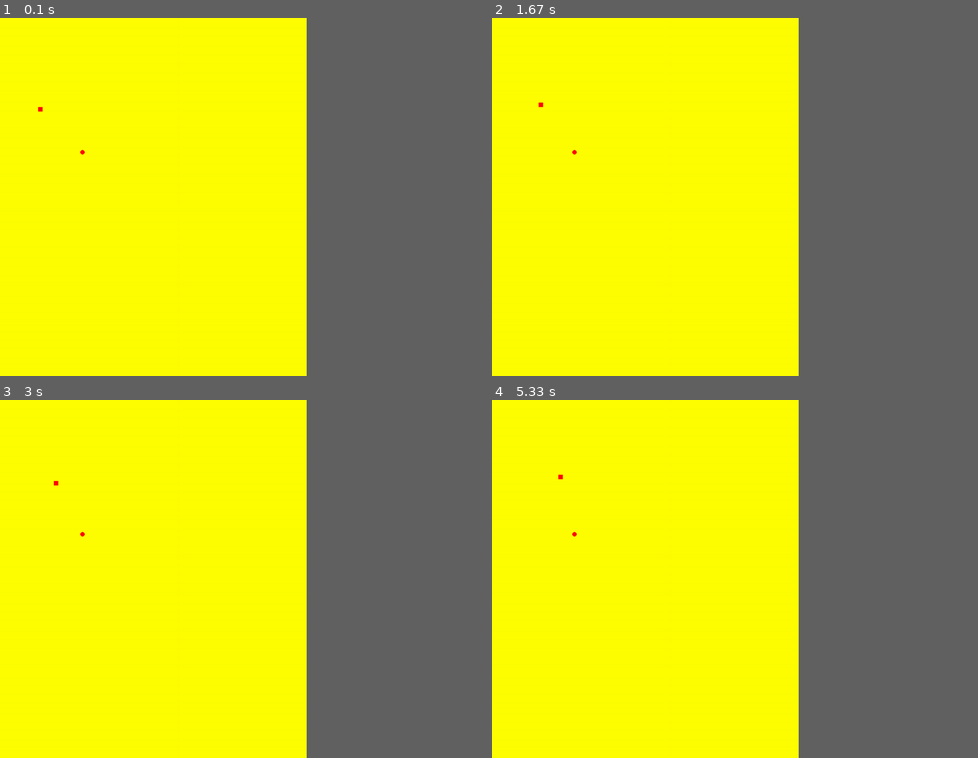
Above: before the commit, frames 1-4 (two rows, left to right).
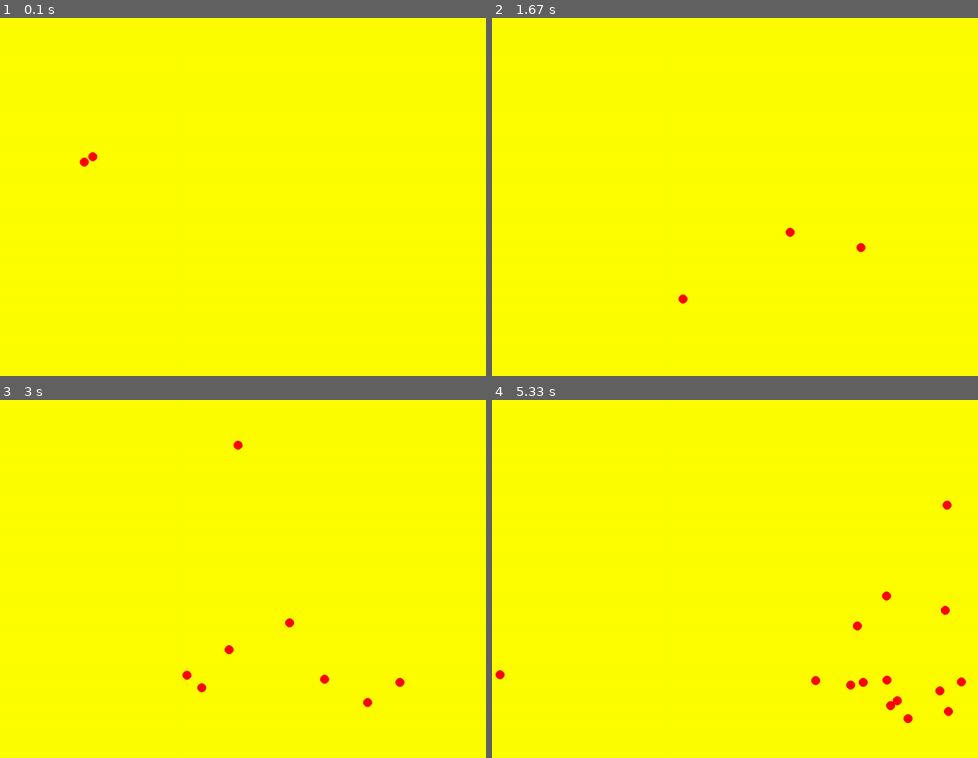
Above: after the commit, the same moments.

Repository: ThiloK1410/boids_pygame
Game: pygame game, started from main.py
The game is run twice, just before and just after one commit, with the same random seed, the same clock (stepped at 60 frames per second) and the same inputs.
Inputs:
- Up to frame 1 (0.1 s): no input
- Up to frame 2 (1.67 s): tap Enter at 0.33 s
- Up to frame 3 (3 s): tap Space at 1.67, 2.07, 2.37, 2.57, 2.9 s
- Up to frame 4 (5.33 s): tap Space at 3.2, 3.4, 3.7, 3.97, 4.3, 4.6, 4.73, 5.13 s
In our replay, the window is 600x600 before the commit and 900x600 after it. These sizes can differ from the game's own. Grey fills any space a smaller window leaves; there, only what the larger window draws over its background counts as a difference.

The runs differ from the first frame. In frame 1, 0.1% of the frame differs, in the area x 7-21%, y 24-42%; in frame 2, 0.1%; in frame 3, 0.3%; in frame 4, 0.6%, in the area x 0-98%, y 20-91%.

Commit message:
18.01.2023

Diff:
--- a/Actor.py
+++ b/Actor.py
@@ -3,20 +3,42 @@
 
 
 class Actor:
+    population = []
+    avg_pos = [0.0, 0.0]
 
-    def __init__(self, surface, x, y, sz=10, dx=0.2, dy=-0.1):
+    def __init__(self, surface, x, y, sz=10, dx=0.2, dy=-0.1, f_s=0):
+        self.population.append(self)
         self.my_surface = surface
-        self.pos = [x, y]
+        self.color = (255, 0, 0)
+        self.pos = [float(x), float(y)]
         self.mov = [dx, dy]
-        self.size = [sz, sz]
+        self.size = [sz, sz]        # size should be quadratic
         self.screensize = [surface.get_width(), surface.get_height()]
-        self.mx_speed = 10
-        self.border_zone = 0.05
-        self.border_push_force = 0.01
+        self.mx_speed = 20
+        self.border_zone = 0.1
+        self.border_push_force = 0.5      # TODO: maybe change border_zone or push_force in relation to mx_speed
         self.border_zone_abs = [int(self.screensize[0]*self.border_zone), int(self.screensize[1]*self.border_zone)]
-        self.color = (255, 0, 0)
+        self.flocking_strength = f_s
 
-        # function which will be externally called every tick
+    @classmethod
+    def get_len(cls, direction):
+        temp = 0
+        for x in direction:
+            temp += x*x
+        return math.sqrt(temp)
+
+    @classmethod
+    def has_same_sign(cls, x, y):
+        if x == 0:
+            if y == 0:
+                return True
+            return False
+        if y == 0:
+            return False
+        if x/abs(x) == y/abs(y):
+            return True
+        return False
+
     def on_draw(self):
         body = pygame.Rect(self.pos, self.size)
         pygame.draw.rect(self.my_surface, self.color, body)
@@ -33,19 +55,47 @@
             self.mov[1] -= self.border_push_force
 
     def set_max_speed(self, mx_speed):
-        speed = math.sqrt(self.mov[0]**2+self.mov[1]**2)
+        speed = math.sqrt(self.get_len(self.mov))
         if speed > mx_speed:
             factor = mx_speed/speed
             self.mov[0] *= factor
             self.mov[1] *= factor
 
+    def flock(self):
+        if not self.flocking_strength == 0:
+            flock_dir = [0.0, 0.0]
+            flock_dir[0] = self.avg_pos[0] - self.pos[0]
+            flock_dir[1] = self.avg_pos[1] - self.pos[1]
+            if self.get_len(self.pos) > 50:
+                self.mov[0] += self.flocking_strength*flock_dir[0]
+                self.mov[1] += self.flocking_strength*flock_dir[1]
+
+    def collision(self):
+        for x in self.population:
+            if not x == self:
+                distance = [0.0, 0.0]
+                distance[0] = x.pos[0] - self.pos[0]
+                distance[1] = x.pos[1] - self.pos[1]
+                distance_abs = self.get_len(distance)
+                if distance_abs < (self.size[0] + x.size[0])/2 and not distance_abs == 0:
+                    if self.has_same_sign(self.mov[0], distance[0]):
+                        self.mov[0] -= distance[0] / distance_abs
+                    if self.has_same_sign(self.mov[1], distance[1]):
+                        self.mov[1] -= distance[1] / distance_abs
+                    if not self.has_same_sign(x.mov[0], distance[0]):
+                        x.mov[0] += distance[0] / distance_abs
+                    if not self.has_same_sign(x.mov[1], distance[1]):
+                        x.mov[1] += distance[1] / distance_abs
+
     def move(self):
         self.pos[0] += self.mov[0]
         self.pos[1] += self.mov[1]
 
+        # function which will be externally called every tick
     def on_step(self):
+        self.set_max_speed(self.mx_speed)
+        self.push_to_center()
+        self.flock()
+        self.collision()
+        self.move()
         self.on_draw()
-        self.push_to_center()
-        self.set_max_speed(self.mx_speed)
-        print(self.mov)
-        self.move()
--- a/Circle.py
+++ b/Circle.py
@@ -3,8 +3,22 @@
 
 
 class Circle(Actor):
-    def __init__(self, surface, x, y, sz=10, dx=0, dy=0):
+    kin = []
+    avg_pos = [0.0, 0.0]
+
+    def __init__(self, surface, x, y, dx=0, dy=0, sz=20):
         super().__init__(surface, x, y, sz, dx, dy)
+        self.kin.append(self)
+        self.flocking_strength = 0.001
+
+    @classmethod
+    def update_avg_pos(cls):
+        sum_pos = [0.0, 0.0]
+        for circle in cls.kin:
+            sum_pos[0] += circle.pos[0]
+            sum_pos[1] += circle.pos[1]
+        cls.avg_pos[0] = sum_pos[0] / len(cls.kin)
+        cls.avg_pos[1] = sum_pos[1] / len(cls.kin)
 
     def on_draw(self):
         pygame.draw.circle(self.my_surface, self.color, self.pos, self.size[0]/2)
--- a/main.py
+++ b/main.py
@@ -1,4 +1,4 @@
-
+import random
 import pygame
 from pygame.locals import *
 from Circle import *
@@ -6,24 +6,29 @@
 
 class App:
     def __init__(self):
-        self.actors = None
+        self.clock = pygame.time.Clock()
+        self.fps = 30
+        self.actors = []
         self.colors = {"RED": (255, 0, 0), "YELLOW": (255, 255, 0)}
         self._running = True
         self._display_surf = None
-        self.size = self.weight, self.height = 800, 800
+        self.size = self.weight, self.height = 1200, 800
 
     def on_init(self):
         pygame.init()
         self._display_surf = pygame.display.set_mode(self.size, pygame.HWSURFACE | pygame.DOUBLEBUF)
         self._running = True
-        self.actors = [Actor(self._display_surf, 200, 200), Circle(self._display_surf, 300, 300)]
+        self.actors = [Circle(self._display_surf, 300, 300, 8, 4), Circle(self._display_surf, 300, 300, 4, 8)]
 
     def on_event(self, event):
         if event.type == pygame.QUIT:
             self._running = False
+        if event.type == pygame.KEYDOWN:
+            ran_pos = [random.randint(0, self.size[0]), random.randint(0, self.size[1])]
+            self.actors.append(Circle(self._display_surf, ran_pos[0], ran_pos[1], 8, 4))
 
     def on_loop(self):
-        pass
+        Circle.update_avg_pos()     # updates average position for Circle Class so flocking is possible
 
     def on_render(self):
         self._display_surf.fill(self.colors.get("YELLOW"))                  # DRAWS BACKGROUND
@@ -44,6 +49,7 @@
 
             self.on_loop()
             self.on_render()
+            self.clock.tick(self.fps)
         self.on_cleanup()
 
 
